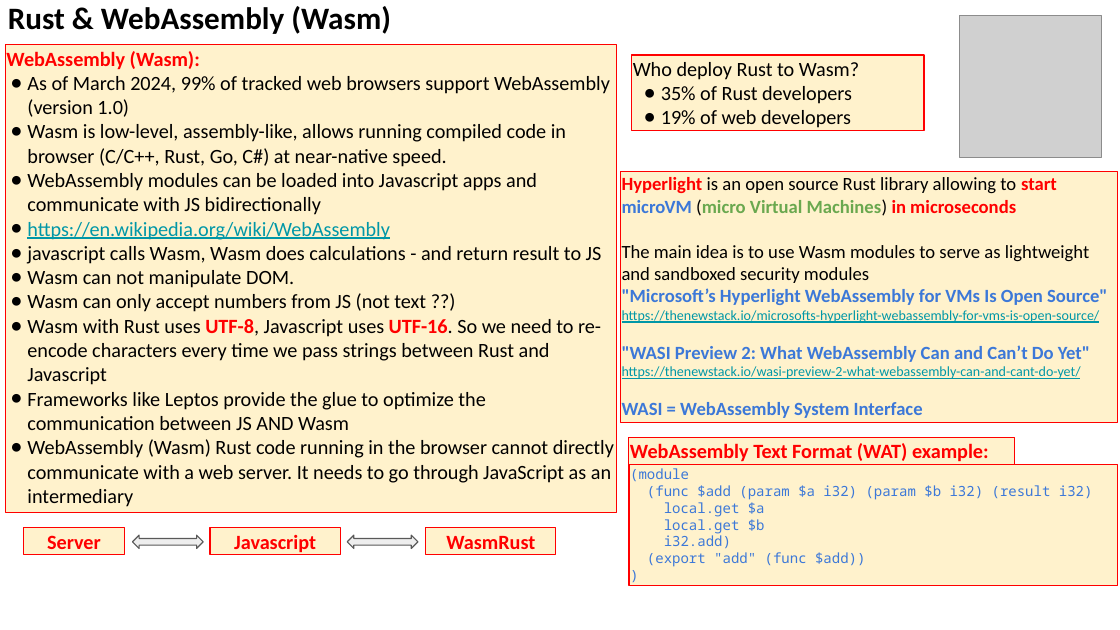
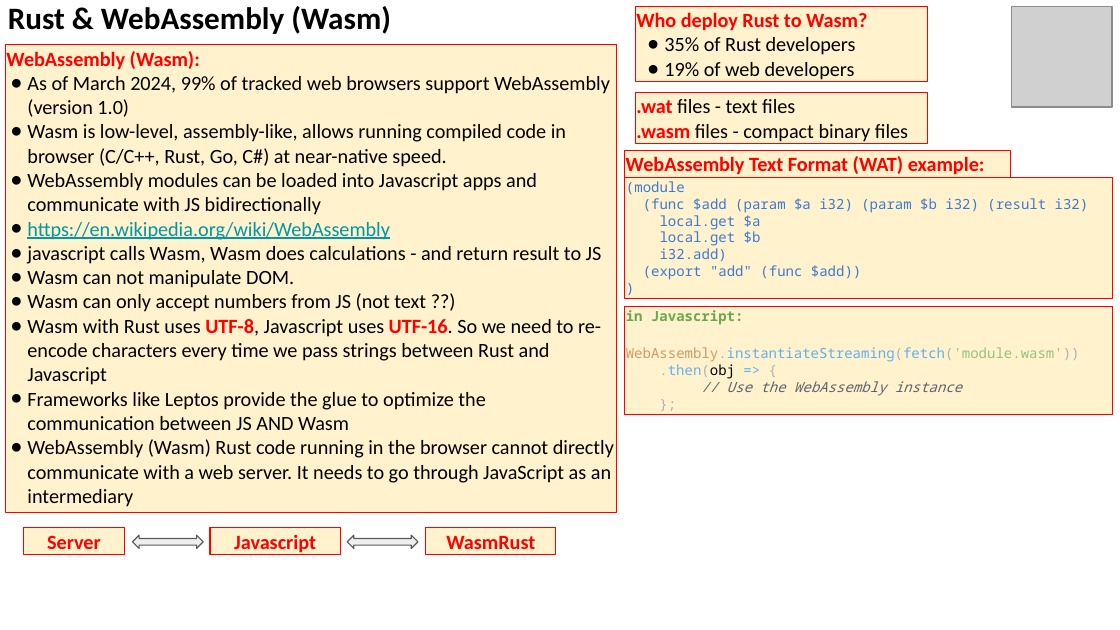
Before and after one commit to lselector/seminar, a slide deck: slide 9 of 2025/2025-01-24-AI-Updates.pptx (slide 8 before the commit). Drawn at 1120x630 pixels with LibreOffice and Linux fonts; fonts in the diff are those of the drawing; grey boxes stand for pictures. Boxes give left, top, right and bottom in pixels: in the first picture for what was removed or moved away, otherwise in the second. Text is boxed around its words. In the diff, an @@ line names an element or a change of style, - is before the commit and + after.

Commit message:
update

```diff
--- a/2025/2025-01-24-AI-Updates.pptx
+++ b/2025/2025-01-24-AI-Updates.pptx
@@ rectangle "Who deploy Rust to Wasm?": place and size @@
-rectangle "Who deploy Rust to Wasm?" at box(632, 55, 924, 131)
+rectangle "Who deploy Rust to Wasm?" at box(635, 7, 927, 83)
@@ text in rectangle at box(636, 12, 867, 31): text colour #000000 to #FF0000, bold on in "Who deploy Rust to Wasm?" @@
@@ picture removed at box(960, 16, 1101, 157) @@
@@ picture added at box(1011, 7, 1112, 108) @@
@@ rectangle added at box(635, 92, 927, 143), fill #FFF2CC, outline #FF0000 0.75 pt, 13 pt, text #000000 @@
+.wat files - text files
+.wasm files - compact binary files
@@ rectangle removed at box(620, 171, 1118, 422) @@
-Hyperlight is an open source Rust library allowing to start microVM (micro Virtual Machines) in microseconds
-The main idea is to use Wasm modules to serve as lightweight and sandboxed security modules
-"Microsoft’s Hyperlight WebAssembly for VMs Is Open Source"
-https://thenewstack.io/microsofts-hyperlight-webassembly-for-vms-is-open-source/
-"WASI Preview 2: What WebAssembly Can and Can’t Do Yet"
-https://thenewstack.io/wasi-preview-2-what-webassembly-can-and-cant-do-yet/
-WASI = WebAssembly System Interface
@@ rectangle "(module": place and size @@
-rectangle "(module" at box(629, 465, 1118, 586)
+rectangle "(module" at box(625, 177, 1113, 298)
@@ rectangle "WebAssembly Text Format (WAT) example:": place and size @@
-rectangle "WebAssembly Text Format (WAT) example:" at box(628, 438, 1015, 465)
+rectangle "WebAssembly Text Format (WAT) example:" at box(625, 150, 1011, 177)
@@ rectangle added at box(625, 307, 1113, 414), fill #FFF2CC, outline #FF0000 0.75 pt, 9 pt, text #61AFEF @@
+in Javascript:
+WebAssembly.instantiateStreaming(fetch('module.wasm'))
+.then(obj => {
+// Use the WebAssembly instance
+};
```
Also in this commit, not shown: 3 other slides changed, 2 slides added.
